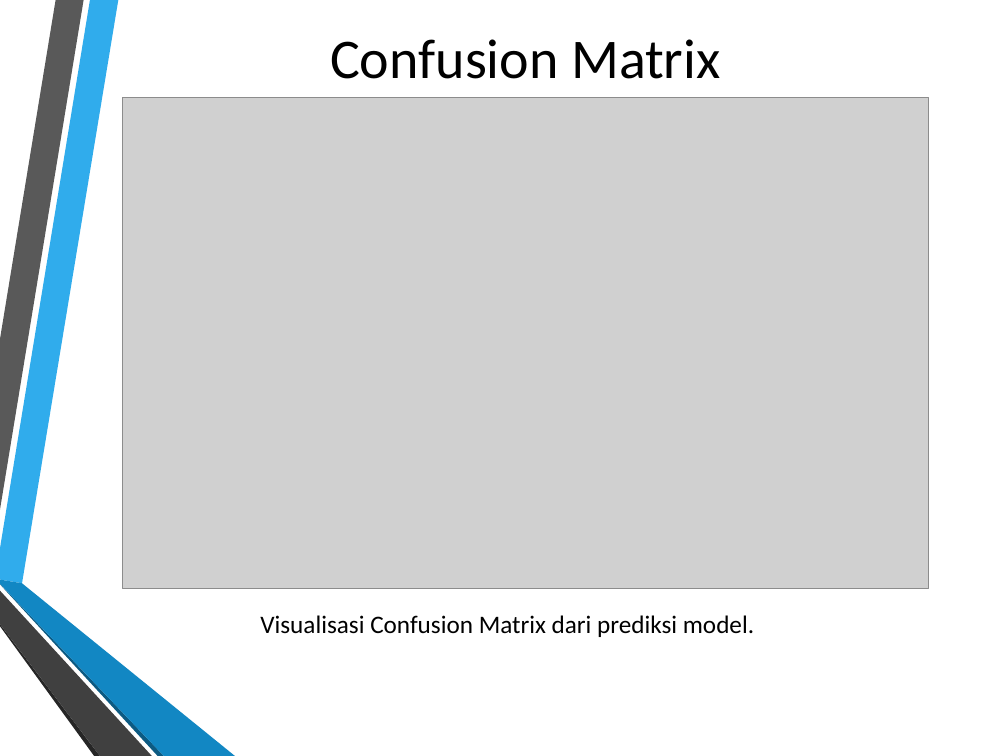
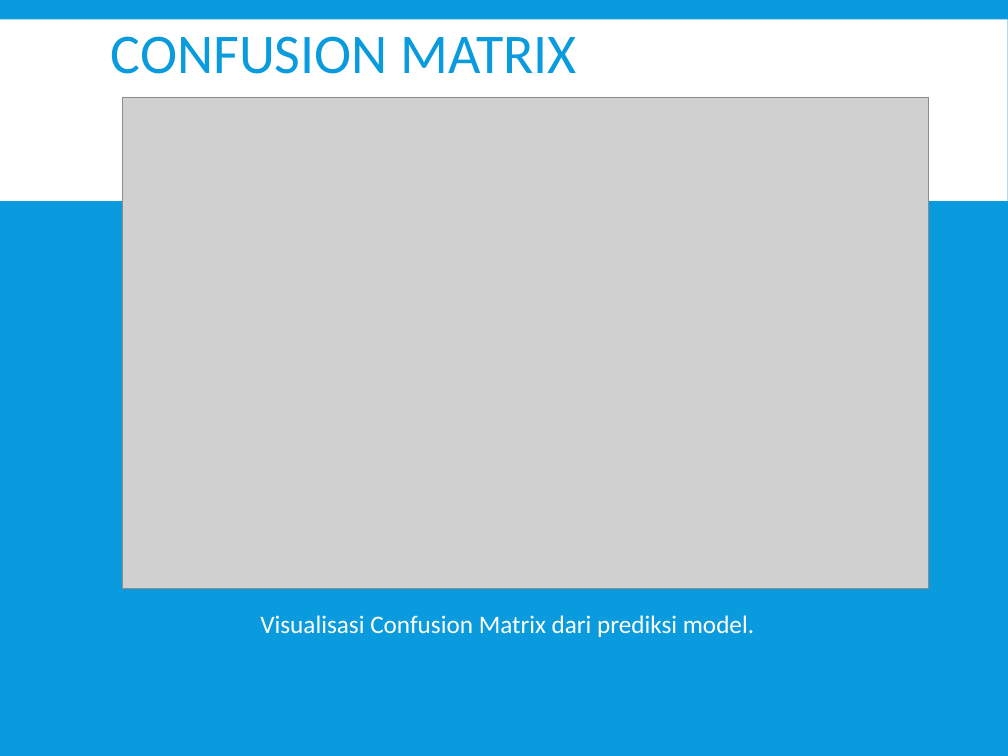
Before and after one commit to Adesartika33/Proyek-Analisis-Data-Dataset-Iris, a slide deck: slide 10 of Proyek_Analisis_Dataset_Iris_Ade Sartika Johanna Lumbantobing.pptx. Drawn at 1008x756 pixels with LibreOffice and Linux fonts; fonts in the diff are those of the drawing; grey boxes stand for pictures; background and template pictures are left out. Boxes give left, top, right and bottom in pixels: in the first picture for what was removed or moved away, otherwise in the second. Text is boxed around its words. In the diff, an @@ line names an element or a change of style, - is before the commit and + after.

```diff
--- a/Proyek_Analisis_Dataset_Iris_Ade Sartika Johanna Lumbantobing.pptx
+++ b/Proyek_Analisis_Dataset_Iris_Ade Sartika Johanna Lumbantobing.pptx
@@ background picture (left out) to #099BDD @@
@@ rectangle added at (0,19,1008,201), fill #FFFFFF @@
@@ title at (111,36,577,74): text changed; text colour #000000 to #099BDD @@
-Confusion Matrix
+CONFUSION MATRIX
@@ group removed at (0,0,235,756): 6 freeform shapes @@
@@ text "Visualisasi Confusion Matrix dari prediksi ..." at (260,615,754,637): text colour #000000 to #FFFFFF @@
```
Also in this commit, not shown: 12 other slides changed, 2 slides added.
